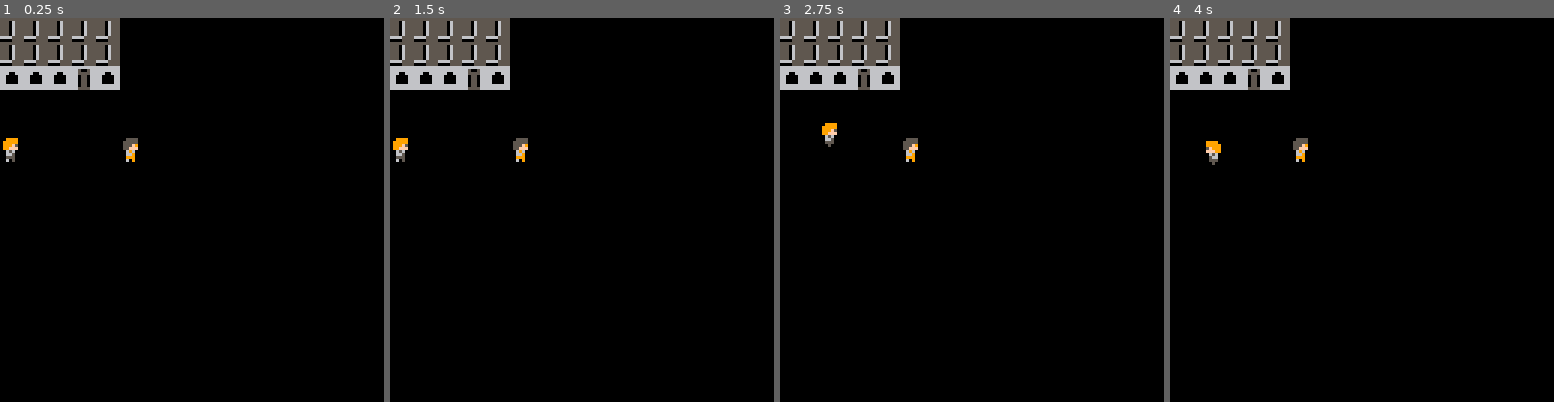
Above: before the commit, frames 1-4 (left to right).
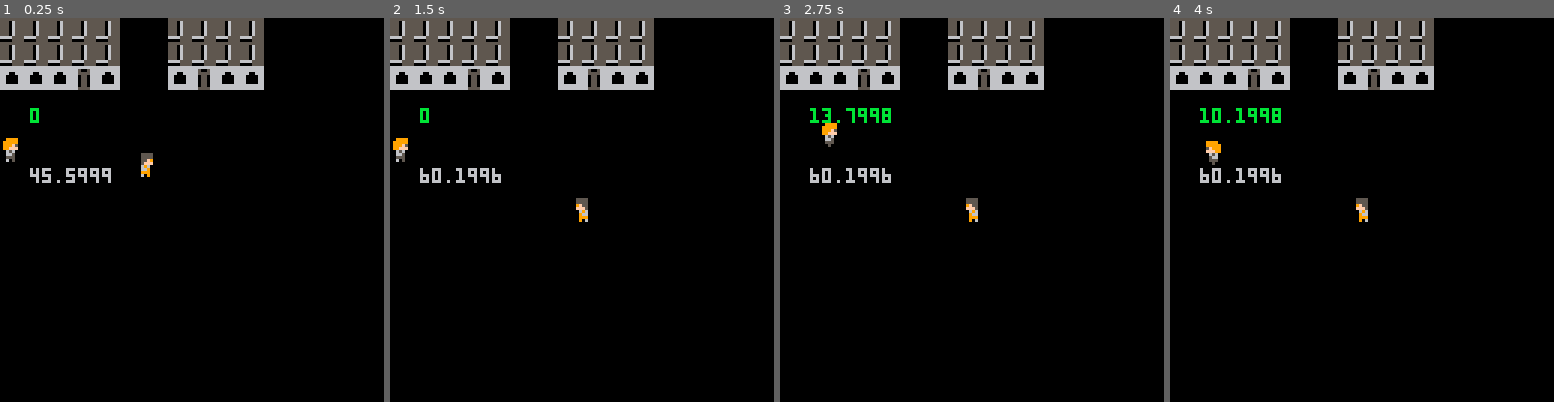
Above: after the commit, the same moments.

Repository: Joe-Gigs/3-color-game-jam
Game: PICO-8 cartridge 3colorjam.p8
Same seed, same stepped clock (60 frames per second), same inputs: the game is played once before the commit and once after it.
Inputs:
- Up to frame 1 (0.25 s): no input
- Up to frame 2 (1.5 s): tap X (X key) at 0.33, 1.07 s; tap O (Z key) at 0.7 s
- Up to frame 3 (2.75 s): hold Right 1.6-2.1 s; tap O (Z key) at 1.7, 2.1, 2.5 s; tap X (X key) at 1.85 s; hold Up 2.15-2.42 s; hold Right from 2.47 s (still down)
- Up to frame 4 (4 s): tap O (Z key) at 2.9, 3.3, 3.7 s; tap X (X key) at 2.97 s; release Right at 3.03 s; hold Left 3.08-3.58 s; hold Down 3.63-3.97 s

The runs differ from the first frame. In frame 1, 4.7% of the frame differs, in the area x 7-69%, y 0-43%; in frame 2, 4.7%; in frame 3, 5.0%; in frame 4, 5.0%, in the area x 7-69%, y 0-54%.

Commit message:
world building, npc needs work too

Diff:
--- a/3colorjam.p8
+++ b/3colorjam.p8
@@ -15,6 +15,7 @@
 	npc1.sp = 154
 	npc1.x = 40
 	npc1.y = 40
+	npc1.speed = 0.6
 	npc1.flip = false
 
 	--stand in bad guy
@@ -32,6 +33,11 @@
 
 	menu = {}
 	menu.level = 0
+
+	-- test_sprite = {}
+	-- test_sprite.sp = 145
+	-- test_sprite.x = 30
+	-- test_sprite.y = 50
 
 end
 
@@ -44,11 +50,12 @@
 		map(0,0,0,0,16,16)
 		spr(player.sp, player.x, player.y,1,1,player.flip)
 		spr(npc1.sp, npc1.x, npc1.x, 1, 1, npc1.flip)
-	end
-
-	--print(cursor.x, 10, 10, 8)
-	--print(cursor.y, 10, 0, 6)
-	--print(menu.level, 10, 30, 11)
+
+		--spr(test_sprite.sp, test_sprite.x, test_sprite.y)
+	end
+
+	print(npc1.x, 10, 50, 6)
+	print(player.x, 10, 30, 11)
 
 end
 
@@ -56,8 +63,17 @@
 	movecursor()
 	menuinput()
 	playermovement()
-end
------------------------------------------
+	helloNpc()
+
+	-- test_sprite.x += 1
+
+	npc1.x += 0.4
+	if npc1.x >= 60.4 then
+		npc1.flip = true
+		npc1.x -= 0.4
+	end
+end
+-----------------------------------------------
 function playermovement()
 	if game_state == "explore" then
 		--left arrow key
@@ -90,7 +106,13 @@
 			player.y += player.speed
 		end
 	end
-
+end
+
+function helloNpc()
+	npc1.x += 0.3
+	if npc1.x >= 50 then
+		npc1.x -= 0.3
+	end
 end
 
 function drawmenu(entity)
@@ -174,7 +196,9 @@
 	end
 end
 
-
+--delete thisss
+--mercury rev
+--slowdive
 
 
 __gfx__
@@ -251,13 +275,13 @@
 66666666660550666666555500000000000000000000000000000000000000000000000000000000005550000055500000000000000000000000000000000000
 66666666665555660000555500000000000000000000000000000000000000000000000000000000006050000005000000000000000000000000000000000000
 00000000000000000000000000000000000000000000000000000000000000000000000000000000005555000055550000000000000000000000000000000000
-00000000000000000000000000000000000000000000000000000000000000000000000000000000055555000555550000000000000000000000000000000000
-000000000000000000000000000000000000000000000000000000000000000000000000000000000555f9000555f90000000000000000000000000000000000
-00000000008880000000000000000000000000000000000000000000000000000000000000000000055fff00055fff0000000000000000000000000000000000
+00000000000000000000000000000000000000000000000000000000000000000000000000000000005555000055550000000000000000000000000000000000
+000000000000000000000000000000000000000000000000000000000000000000000000000000000055f9000055f90000000000000000000000000000000000
+00000000008880000000000000000000000000000000000000000000000000000000000000000000005fff00005fff0000000000000000000000000000000000
 00000000008880000000000000000000000000000000000000000000000000000000000000000000006960000069600000000000000000000000000000000000
 00000000008880000000000000000000000000000000000000000000000000000000000000000000006690000066900000000000000000000000000000000000
 00000000000000000000000000000000000000000000000000000000000000000000000000000000009990000099900000000000000000000000000000000000
-00000000000000000000000000000000000000000000000000000000000000000000000000000000006090000060900000000000000000000000000000000000
+00000000000000000000000000000000000000000000000000000000000000000000000000000000006090000009000000000000000000000000000000000000
 00000000000000000000000000000000000000000000000000000000000000000000000000000000000000000000000000000000000000000000000000000000
 00000000000000000000000000000000000000000000000000000000000000000000000000000000000000000000000000000000000000000000000000000000
 00000000000000000000000000000000000000000000000000000000000000000000000000000000000000000000000000000000000000000000000000000000
@@ -311,165 +335,165 @@
 0000000000000000000000000000000000000000000000000000000000000000000000000000000000000000000000000000000000000000000000000000000000000000000000000000000000000000000000000000000000000000000000000000000000000000000000000000000000000000000000000000000000000000
 0000000000000000000000000000000000000000000000000000000000000000000000000000000000000000000000000000000000000000000000000000000000000000000000000000000000000000000000000000000000000000000000000000000000000000000000000000000000000000000000000000000000000000
 __map__
-8282828282000000000000000000000000000000000000000000000000000000000000000000000000000000000000000000000000000000000000000000000000000000000000000000000000000000000000000000000000000000000000000000000000000000000000000000000000000000000000000000000000000000
-8282828282000000000000000000000000000000000000000000000000000000000000000000000000000000000000000000000000000000000000000000000000000000000000000000000000000000000000000000000000000000000000000000000000000000000000000000000000000000000000000000000000000000
-8080808180000000000000000000000000000000000000000000000000000000000000000000000000000000000000000000000000000000000000000000000000000000000000000000000000000000000000000000000000000000000000000000000000000000000000000000000000000000000000000000000000000000
-0000000000000000000000000000000000000000000000000000000000000000000000000000000000000000000000000000000000000000000000000000000000000000000000000000000000000000000000000000000000000000000000000000000000000000000000000000000000000000000000000000000000000000
-0000000000000000000000000000000000000000000000000000000000000000000000000000000000000000000000000000000000000000000000000000000000000000000000000000000000000000000000000000000000000000000000000000000000000000000000000000000000000000000000000000000000000000
-0000000000000000000000000000000000000000000000000000000000000000000000000000000000000000000000000000000000000000000000000000000000000000000000000000000000000000000000000000000000000000000000000000000000000000000000000000000000000000000000000000000000000000
-0000000000000000000000000000000000000000000000000000000000000000000000000000000000000000000000000000000000000000000000000000000000000000000000000000000000000000000000000000000000000000000000000000000000000000000000000000000000000000000000000000000000000000
-0000000000000000000000000000000000000000000000000000000000000000000000000000000000000000000000000000000000000000000000000000000000000000000000000000000000000000000000000000000000000000000000000000000000000000000000000000000000000000000000000000000000000000
-0000000000000000000000000000000000000000000000000000000000000000000000000000000000000000000000000000000000000000000000000000000000000000000000000000000000000000000000000000000000000000000000000000000000000000000000000000000000000000000000000000000000000000
-0000000000000000000000000000000000000000000000000000000000000000000000000000000000000000000000000000000000000000000000000000000000000000000000000000000000000000000000000000000000000000000000000000000000000000000000000000000000000000000000000000000000000000
-0000000000000000000000000000000000000000000000000000000000000000000000000000000000000000000000000000000000000000000000000000000000000000000000000000000000000000000000000000000000000000000000000000000000000000000000000000000000000000000000000000000000000000
-0000000000000000000000000000000000000000000000000000000000000000000000000000000000000000000000000000000000000000000000000000000000000000000000000000000000000000000000000000000000000000000000000000000000000000000000000000000000000000000000000000000000000000
-0000000000000000000000000000000000000000000000000000000000000000000000000000000000000000000000000000000000000000000000000000000000000000000000000000000000000000000000000000000000000000000000000000000000000000000000000000000000000000000000000000000000000000
-0000000000000000000000000000000000000000000000000000000000000000000000000000000000000000000000000000000000000000000000000000000000000000000000000000000000000000000000000000000000000000000000000000000000000000000000000000000000000000000000000000000000000000
-0000000000000000000000000000000000000000000000000000000000000000000000000000000000000000000000000000000000000000000000000000000000000000000000000000000000000000000000000000000000000000000000000000000000000000000000000000000000000000000000000000000000000000
-0000000000000000000000000000000000000000000000000000000000000000000000000000000000000000000000000000000000000000000000000000000000000000000000000000000000000000000000000000000000000000000000000000000000000000000000000000000000000000000000000000000000000000
-0000000000000000000000000000000000000000000000000000000000000000000000000000000000000000000000000000000000000000000000000000000000000000000000000000000000000000000000000000000000000000000000000000000000000000000000000000000000000000000000000000000000000000
-0000000000000000000000000000000000000000000000000000000000000000000000000000000000000000000000000000000000000000000000000000000000000000000000000000000000000000000000000000000000000000000000000000000000000000000000000000000000000000000000000000000000000000
-0000000000000000000000000000000000000000000000000000000000000000000000000000000000000000000000000000000000000000000000000000000000000000000000000000000000000000000000000000000000000000000000000000000000000000000000000000000000000000000000000000000000000000
-0000000000000000000000000000000000000000000000000000000000000000000000000000000000000000000000000000000000000000000000000000000000000000000000000000000000000000000000000000000000000000000000000000000000000000000000000000000000000000000000000000000000000000
-0000000000000000000000000000000000000000000000000000000000000000000000000000000000000000000000000000000000000000000000000000000000000000000000000000000000000000000000000000000000000000000000000000000000000000000000000000000000000000000000000000000000000000
-0000000000000000000000000000000000000000000000000000000000000000000000000000000000000000000000000000000000000000000000000000000000000000000000000000000000000000000000000000000000000000000000000000000000000000000000000000000000000000000000000000000000000000
-0000000000000000000000000000000000000000000000000000000000000000000000000000000000000000000000000000000000000000000000000000000000000000000000000000000000000000000000000000000000000000000000000000000000000000000000000000000000000000000000000000000000000000
-0000000000000000000000000000000000000000000000000000000000000000000000000000000000000000000000000000000000000000000000000000000000000000000000000000000000000000000000000000000000000000000000000000000000000000000000000000000000000000000000000000000000000000
-0000000000000000000000000000000000000000000000000000000000000000000000000000000000000000000000000000000000000000000000000000000000000000000000000000000000000000000000000000000000000000000000000000000000000000000000000000000000000000000000000000000000000000
-0000000000000000000000000000000000000000000000000000000000000000000000000000000000000000000000000000000000000000000000000000000000000000000000000000000000000000000000000000000000000000000000000000000000000000000000000000000000000000000000000000000000000000
-0000000000000000000000000000000000000000000000000000000000000000000000000000000000000000000000000000000000000000000000000000000000000000000000000000000000000000000000000000000000000000000000000000000000000000000000000000000000000000000000000000000000000000
-0000000000000000000000000000000000000000000000000000000000000000000000000000000000000000000000000000000000000000000000000000000000000000000000000000000000000000000000000000000000000000000000000000000000000000000000000000000000000000000000000000000000000000
-0000000000000000000000000000000000000000000000000000000000000000000000000000000000000000000000000000000000000000000000000000000000000000000000000000000000000000000000000000000000000000000000000000000000000000000000000000000000000000000000000000000000000000
-0000000000000000000000000000000000000000000000000000000000000000000000000000000000000000000000000000000000000000000000000000000000000000000000000000000000000000000000000000000000000000000000000000000000000000000000000000000000000000000000000000000000000000
-0000000000000000000000000000000000000000000000000000000000000000000000000000000000000000000000000000000000000000000000000000000000000000000000000000000000000000000000000000000000000000000000000000000000000000000000000000000000000000000000000000000000000000
-0000000000000000000000000000000000000000000000000000000000000000000000000000000000000000000000000000000000000000000000000000000000000000000000000000000000000000000000000000000000000000000000000000000000000000000000000000000000000000000000000000000000000000
-…(130 lines of a section not shown)…
+8282828282000082828282000000000000000000000000000000000000000000000000000000000000000000000000000000000000000000000000000000000000000000000000000000000000000000000000000000000000000000000000000000000000000000000000000000000000000000000000000000000000000000
+8282828282000082828282000000000000000000000000000000000000000000000000000000000000000000000000000000000000000000000000000000000000000000000000000000000000000000000000000000000000000000000000000000000000000000000000000000000000000000000000000000000000000000
+8080808180000080818080000000000000000000000000000000000000000000000000000000000000000000000000000000000000000000000000000000000000000000000000000000000000000000000000000000000000000000000000000000000000000000000000000000000000000000000000000000000000000000
+0000000000000000000000000000000000000000000000000000000000000000000000000000000000000000000000000000000000000000000000000000000000000000000000000000000000000000000000000000000000000000000000000000000000000000000000000000000000000000000000000000000000000000
+0000000000000000000000000000000000000000000000000000000000000000000000000000000000000000000000000000000000000000000000000000000000000000000000000000000000000000000000000000000000000000000000000000000000000000000000000000000000000000000000000000000000000000
+0000000000000000000000000000000000000000000000000000000000000000000000000000000000000000000000000000000000000000000000000000000000000000000000000000000000000000000000000000000000000000000000000000000000000000000000000000000000000000000000000000000000000000
+0000000000000000000000000000000000000000000000000000000000000000000000000000000000000000000000000000000000000000000000000000000000000000000000000000000000000000000000000000000000000000000000000000000000000000000000000000000000000000000000000000000000000000
+0000000000000000000000000000000000000000000000000000000000000000000000000000000000000000000000000000000000000000000000000000000000000000000000000000000000000000000000000000000000000000000000000000000000000000000000000000000000000000000000000000000000000000
+0000000000000000000000000000000000000000000000000000000000000000000000000000000000000000000000000000000000000000000000000000000000000000000000000000000000000000000000000000000000000000000000000000000000000000000000000000000000000000000000000000000000000000
+0000000000000000000000000000000000000000000000000000000000000000000000000000000000000000000000000000000000000000000000000000000000000000000000000000000000000000000000000000000000000000000000000000000000000000000000000000000000000000000000000000000000000000
+0000000000000000000000000000000000000000000000000000000000000000000000000000000000000000000000000000000000000000000000000000000000000000000000000000000000000000000000000000000000000000000000000000000000000000000000000000000000000000000000000000000000000000
+0000000000000000000000000000000000000000000000000000000000000000000000000000000000000000000000000000000000000000000000000000000000000000000000000000000000000000000000000000000000000000000000000000000000000000000000000000000000000000000000000000000000000000
+0000000000000000000000000000000000000000000000000000000000000000000000000000000000000000000000000000000000000000000000000000000000000000000000000000000000000000000000000000000000000000000000000000000000000000000000000000000000000000000000000000000000000000
+0000000000000000000000000000000000000000000000000000000000000000000000000000000000000000000000000000000000000000000000000000000000000000000000000000000000000000000000000000000000000000000000000000000000000000000000000000000000000000000000000000000000000000
+0000000000000000000000000000000000000000000000000000000000000000000000000000000000000000000000000000000000000000000000000000000000000000000000000000000000000000000000000000000000000000000000000000000000000000000000000000000000000000000000000000000000000000
+0000000000000000000000000000000000000000000000000000000000000000000000000000000000000000000000000000000000000000000000000000000000000000000000000000000000000000000000000000000000000000000000000000000000000000000000000000000000000000000000000000000000000000
+0000000000000000000000000000000000000000000000000000000000000000000000000000000000000000000000000000000000000000000000000000000000000000000000000000000000000000000000000000000000000000000000000000000000000000000000000000000000000000000000000000000000000000
+0000000000000000000000000000000000000000000000000000000000000000000000000000000000000000000000000000000000000000000000000000000000000000000000000000000000000000000000000000000000000000000000000000000000000000000000000000000000000000000000000000000000000000
+0000000000000000000000000000000000000000000000000000000000000000000000000000000000000000000000000000000000000000000000000000000000000000000000000000000000000000000000000000000000000000000000000000000000000000000000000000000000000000000000000000000000000000
+0000000000000000000000000000000000000000000000000000000000000000000000000000000000000000000000000000000000000000000000000000000000000000000000000000000000000000000000000000000000000000000000000000000000000000000000000000000000000000000000000000000000000000
+0000000000000000000000000000000000000000000000000000000000000000000000000000000000000000000000000000000000000000000000000000000000000000000000000000000000000000000000000000000000000000000000000000000000000000000000000000000000000000000000000000000000000000
+0000000000000000000000000000000000000000000000000000000000000000000000000000000000000000000000000000000000000000000000000000000000000000000000000000000000000000000000000000000000000000000000000000000000000000000000000000000000000000000000000000000000000000
+0000000000000000000000000000000000000000000000000000000000000000000000000000000000000000000000000000000000000000000000000000000000000000000000000000000000000000000000000000000000000000000000000000000000000000000000000000000000000000000000000000000000000000
+0000000000000000000000000000000000000000000000000000000000000000000000000000000000000000000000000000000000000000000000000000000000000000000000000000000000000000000000000000000000000000000000000000000000000000000000000000000000000000000000000000000000000000
+0000000000000000000000000000000000000000000000000000000000000000000000000000000000000000000000000000000000000000000000000000000000000000000000000000000000000000000000000000000000000000000000000000000000000000000000000000000000000000000000000000000000000000
+0000000000000000000000000000000000000000000000000000000000000000000000000000000000000000000000000000000000000000000000000000000000000000000000000000000000000000000000000000000000000000000000000000000000000000000000000000000000000000000000000000000000000000
+0000000000000000000000000000000000000000000000000000000000000000000000000000000000000000000000000000000000000000000000000000000000000000000000000000000000000000000000000000000000000000000000000000000000000000000000000000000000000000000000000000000000000000
+0000000000000000000000000000000000000000000000000000000000000000000000000000000000000000000000000000000000000000000000000000000000000000000000000000000000000000000000000000000000000000000000000000000000000000000000000000000000000000000000000000000000000000
+0000000000000000000000000000000000000000000000000000000000000000000000000000000000000000000000000000000000000000000000000000000000000000000000000000000000000000000000000000000000000000000000000000000000000000000000000000000000000000000000000000000000000000
+0000000000000000000000000000000000000000000000000000000000000000000000000000000000000000000000000000000000000000000000000000000000000000000000000000000000000000000000000000000000000000000000000000000000000000000000000000000000000000000000000000000000000000
+0000000000000000000000000000000000000000000000000000000000000000000000000000000000000000000000000000000000000000000000000000000000000000000000000000000000000000000000000000000000000000000000000000000000000000000000000000000000000000000000000000000000000000
+0000000000000000000000000000000000000000000000000000000000000000000000000000000000000000000000000000000000000000000000000000000000000000000000000000000000000000000000000000000000000000000000000000000000000000000000000000000000000000000000000000000000000000
+…(130 lines of a section not shown)…
